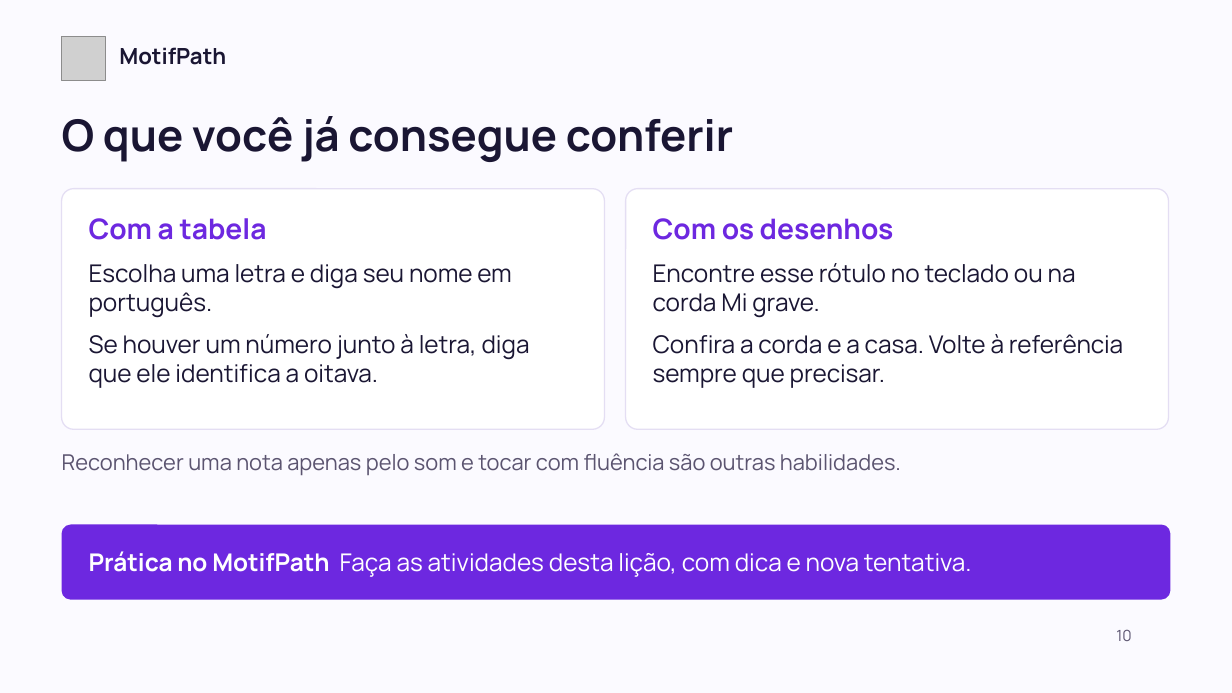
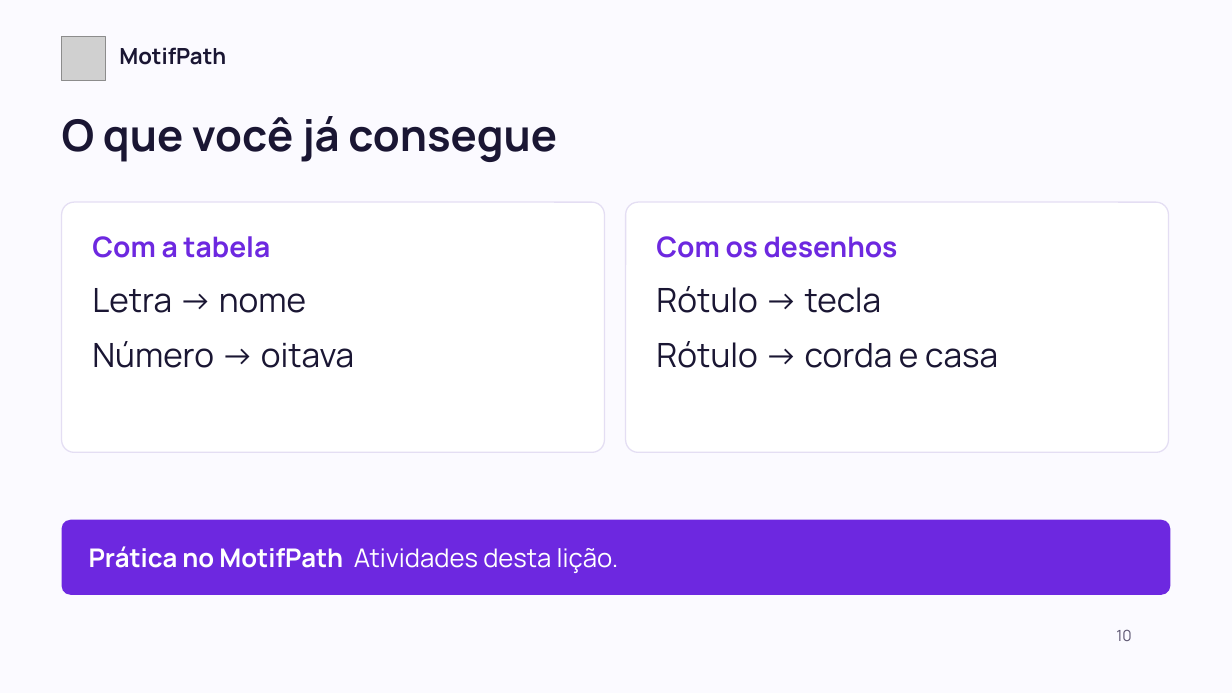
Before and after one commit to motifpath/motifpath-specs, a slide deck: slide 10 of curriculum/content/first-notes/slides/lesson-a.pt-BR.pptx. Drawn at 1232x693 pixels with LibreOffice and Linux fonts; fonts in the diff are those of the drawing; grey boxes stand for pictures. Boxes give left, top, right and bottom in pixels: in the first picture for what was removed or moved away, otherwise in the second. Text is boxed around its words. In the diff, an @@ line names an element or a change of style, - is before the commit and + after.

```diff
--- a/curriculum/content/first-notes/slides/lesson-a.pt-BR.pptx
+++ b/curriculum/content/first-notes/slides/lesson-a.pt-BR.pptx
@@ text at <box>62,116,557,162</box>: text changed @@
-O que você já consegue conferir
+O que você já consegue
@@ rounded rectangle: place and size @@
-rounded rectangle at <box>62,189,605,429</box>
+rounded rectangle at <box>62,202,605,453</box>
@@ rounded rectangle: place and size @@
-rounded rectangle at <box>626,189,1169,429</box>
+rounded rectangle at <box>626,202,1169,453</box>
@@ text "Com a tabela": place and size @@
-text "Com a tabela" at <box>89,218,267,240</box>
+text "Com a tabela" at <box>92,236,270,258</box>
@@ text "Com os desenhos": place and size @@
-text "Com os desenhos" at <box>653,218,894,240</box>
+text "Com os desenhos" at <box>656,236,898,258</box>
@@ text at <box>92,288,354,368</box>: text changed; size 19 to 26 pt @@
-Escolha uma letra e diga seu nome em português.
-Se houver um número junto à letra, diga que ele identifica a oitava.
+Letra → nome
+Número → oitava
@@ text at <box>656,286,998,368</box>: text changed; size 19 to 26 pt @@
-Encontre esse rótulo no teclado ou na corda Mi grave.
-Confira a corda e a casa. Volte à referência sempre que precisar.
+Rótulo → tecla
+Rótulo → corda e casa
@@ text removed at <box>62,453,901,475</box> @@
-Reconhecer uma nota apenas pelo som e tocar com fluência são outras habilidades.
@@ rounded rectangle: place and size @@
-rounded rectangle at <box>62,525,1171,600</box>
+rounded rectangle at <box>62,519,1171,594</box>
@@ text at <box>89,546,619,573</box>: text changed; size 19 to 20 pt @@
-Prática no MotifPath Faça as atividades desta lição, com dica e nova tentativa.
+Prática no MotifPath Atividades desta lição.
```
Also in this commit, not shown: 9 other slides changed, 5 other files.
